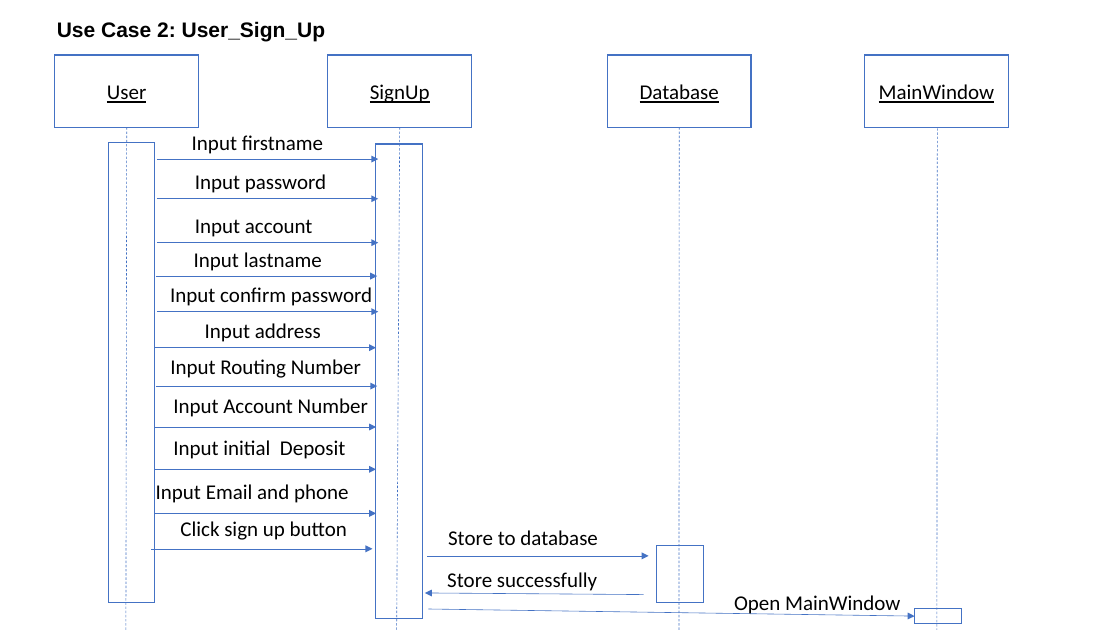
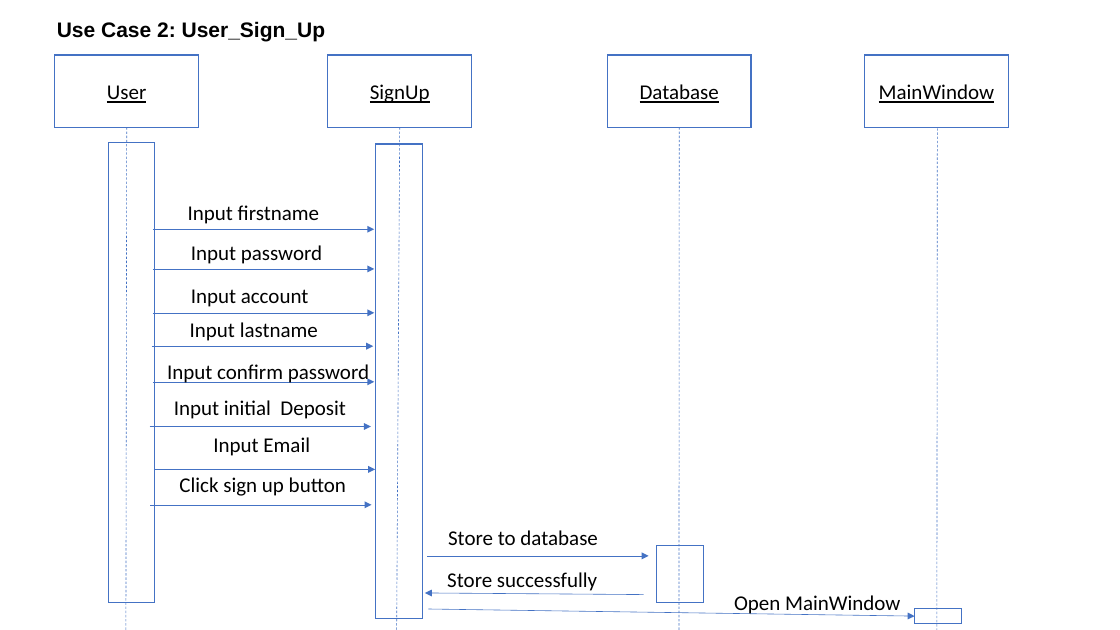
Before and after one commit to MengyuanZhu/SoftwareEngineering, a slide deck: slide 2 of documents/Document3-sequence diagrams.pptx. Drawn at 1120x630 pixels with LibreOffice and Linux fonts; fonts in the diff are those of the drawing. Boxes give left, top, right and bottom in pixels: in the first picture for what was removed or moved away, otherwise in the second. Text is boxed around its words. In the diff, an @@ line names an element or a change of style, - is before the commit and + after.

Commit message:
presentation

```diff
--- a/documents/Document3-sequence diagrams.pptx
+++ b/documents/Document3-sequence diagrams.pptx
@@ 5 arrows, 4 texts: place and size @@
-5 arrows, 4 texts at (156,135,378,312)
+5 arrows, 4 texts at (152,205,375,382)
@@ text removed at (205,323,321,342) @@
-Input address
@@ arrow removed from (155, 348) to (376, 348) @@
@@ text "Input confirm password": place and size @@
-text "Input confirm password" at (170,287,372,309)
+text "Input confirm password" at (167,364,369,385)
@@ text removed at (170,359,361,378) @@
-Input Routing Number
@@ arrow removed from (156, 386) to (377, 386) @@
@@ text "Input initial Deposit": place and size @@
-text "Input initial Deposit" at (173,440,345,459)
+text "Input initial Deposit" at (174,400,345,419)
@@ text removed at (173,398,368,417) @@
-Input Account Number
@@ arrow moved from (155, 470) - (376, 470) to (150, 427) - (371, 427) @@
@@ arrow removed from (155, 427) to (376, 427) @@
@@ text at (213,437,310,456): text changed @@
-Input Email and phone
+Input Email
@@ 2 arrows, 1 text: place and size @@
-2 arrows, 1 text at (151,513,376,549)
+2 arrows, 1 text at (150,470,376,505)
```
Also in this commit, not shown: 2 other files.
